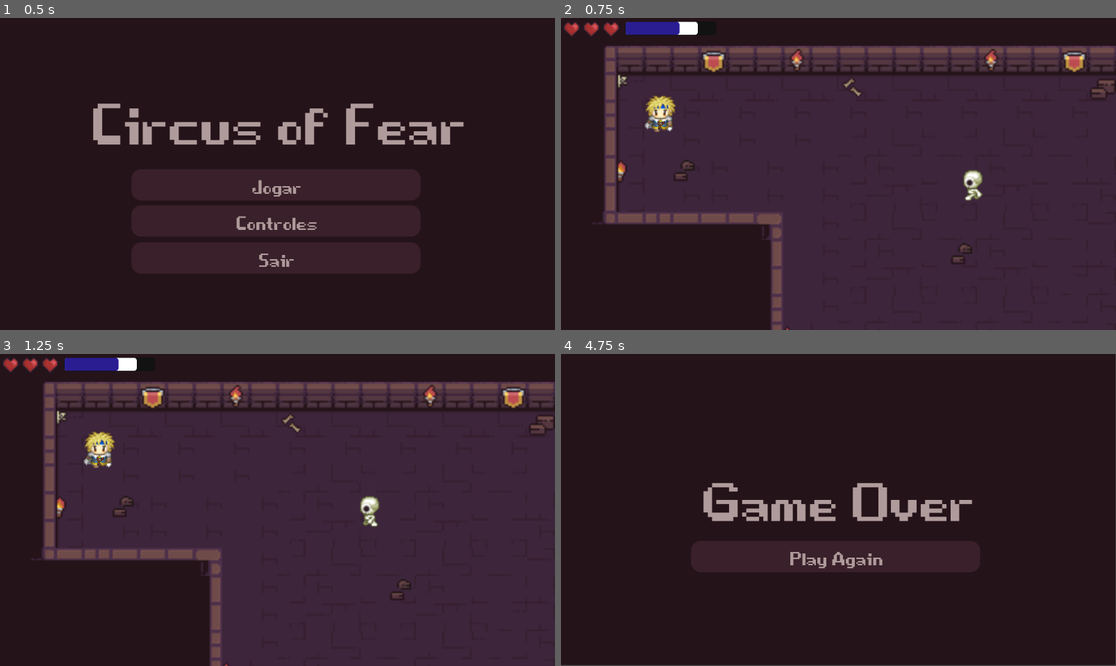
Above: before the commit, frames 1-4 (two rows, left to right).
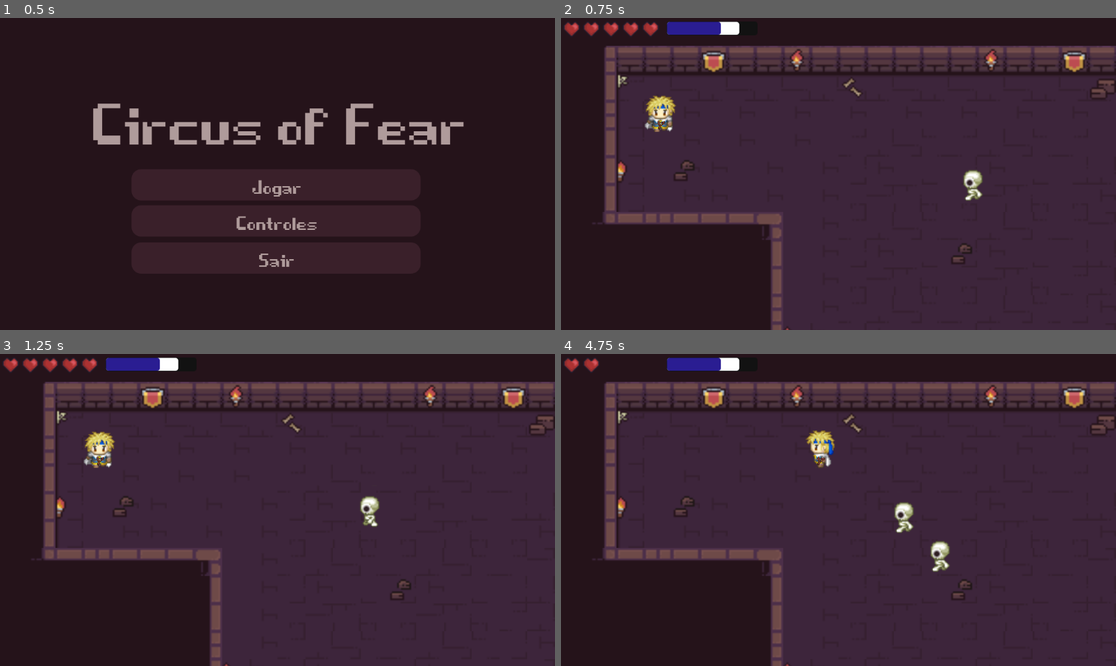
Above: after the commit, the same moments.

Repository: RodrigoGoncalves24/Circus_of_fear
Game: Godot game, scene res://scenes/game_menu.tscn
Same seed, same stepped clock (60 frames per second), same inputs: the game is played once before the commit and once after it.
Inputs (mouse positions are in pixels of both pictures, inside the frame that each line leads up to):
- Up to frame 1 (0.5 s): no input
- Up to frame 2 (0.75 s): click "Jogar" at 0.5 s
- Up to frame 3 (1.25 s): no input
- Up to frame 4 (4.75 s): tap Enter (interact) at 1.25, 3.6 s; move the mouse to (960, 494) at 1.27 s; hold D (right) 1.28-2.03 s; hold Enter (interact) 1.28-2.03 s; move the mouse to (727, 525) at 2.02 s; hold S (down) 2.03-2.78 s; tap X (level_cleared) at 2.1, 4.35 s; move the mouse to (894, 441) at 2.77 s; hold D (right) 2.78-3.53 s; click (894, 441) at 2.85 s; move the mouse to (810, 572) at 3.52 s; hold W (up) 3.53-4.28 s; move the mouse to (1005, 556) at 4.27 s; hold A (left) from 4.28 s (still down)

Frame 1 is identical in both runs. In frame 2, 0.8% of the frame differs, in the area x 11-33%, y 1-6%; in frame 3, 0.8%; in frame 4, 66%, in the area x 0-100%, y 0-100%.
Error before the commit: Cannot call method 'change_scene_to_file' on a null value. (res://scripts/crianca.gd:77)

Commit message:
agora o jogador tem 5 vidas

Diff:
--- a/scenes/crianca.tscn
+++ b/scenes/crianca.tscn
@@ -236,10 +236,32 @@
 region_enabled = true
 region_rect = Rect2(0, 0, 16, 16)
 
+[node name="heart4" type="TextureRect" parent="health_bar/HBoxContainer"]
+custom_minimum_size = Vector2(37, 0)
+layout_mode = 2
+
+[node name="Sprite2D" type="Sprite2D" parent="health_bar/HBoxContainer/heart4"]
+position = Vector2(22, 22)
+scale = Vector2(2.415, 2.415)
+texture = ExtResource("5_vruit")
+region_enabled = true
+region_rect = Rect2(0, 0, 16, 16)
+
+[node name="heart5" type="TextureRect" parent="health_bar/HBoxContainer"]
+custom_minimum_size = Vector2(37, 0)
+layout_mode = 2
+
+[node name="Sprite2D" type="Sprite2D" parent="health_bar/HBoxContainer/heart5"]
+position = Vector2(22, 22)
+scale = Vector2(2.415, 2.415)
+texture = ExtResource("5_vruit")
+region_enabled = true
+region_rect = Rect2(0, 0, 16, 16)
+
 [node name="FearBar" parent="health_bar" instance=ExtResource("6_fowc3")]
-offset_left = 134.0
+offset_left = 220.0
 offset_top = 8.0
-offset_right = 321.0
+offset_right = 407.0
 offset_bottom = 35.0
 
 [node name="damage" type="AnimationPlayer" parent="."]
--- a/scripts/crianca.gd
+++ b/scripts/crianca.gd
@@ -36,7 +36,7 @@
 	move_8way(delta)
 
 var hearts_list : Array[TextureRect]
-var health = 3
+var health = 5
 var is_dead = false # Variável para evitar chamadas de dano/morte após o jogador morrer
 
 func _ready() -> void:
